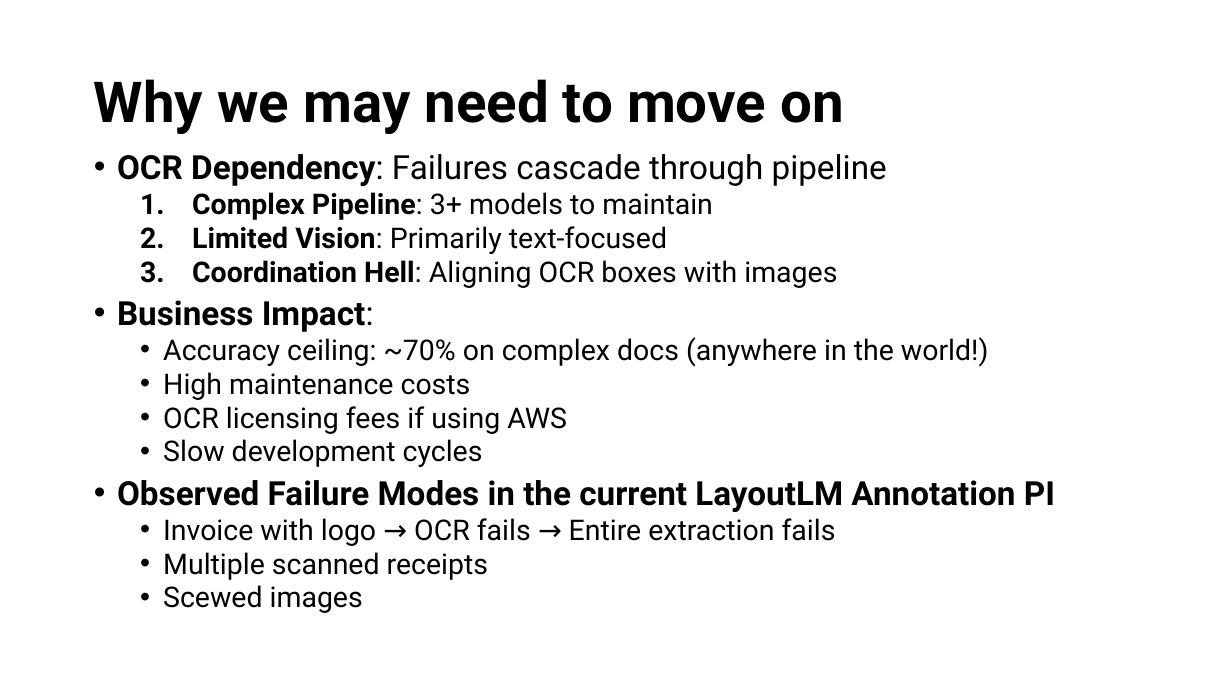
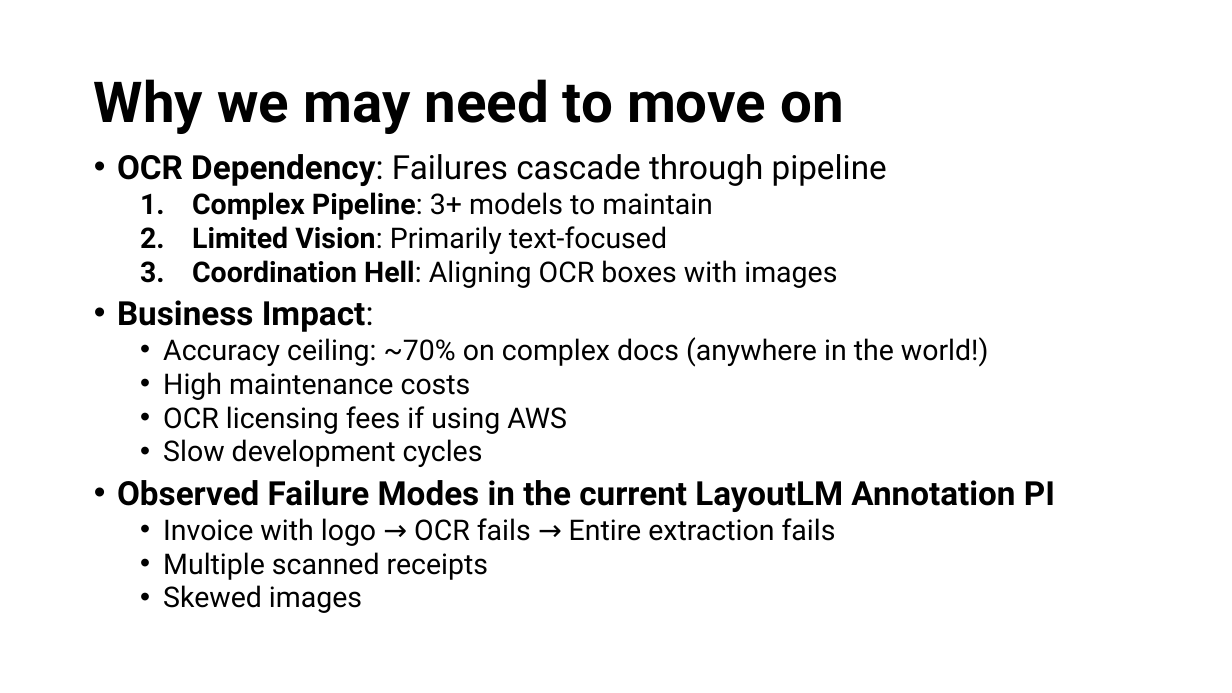
Before and after one commit to tmnestor/unified_vision_processor_minimal, a slide deck: slide 7 of presentation_materials/vision_transformers.pptx. Drawn at 1232x693 pixels with LibreOffice and Linux fonts; fonts in the diff are those of the drawing. Boxes give left, top, right and bottom in pixels: in the first picture for what was removed or moved away, otherwise in the second. Text is boxed around its words. In the diff, an @@ line names an element or a change of style, - is before the commit and + after.

```diff
--- a/presentation_materials/vision_transformers.pptx
+++ b/presentation_materials/vision_transformers.pptx
@@ text at [163,585,362,613]: text changed @@
-  • Scewed images
+  • Skewed images
```
Also in this commit, not shown: 3 other slides changed, 10 other files.
